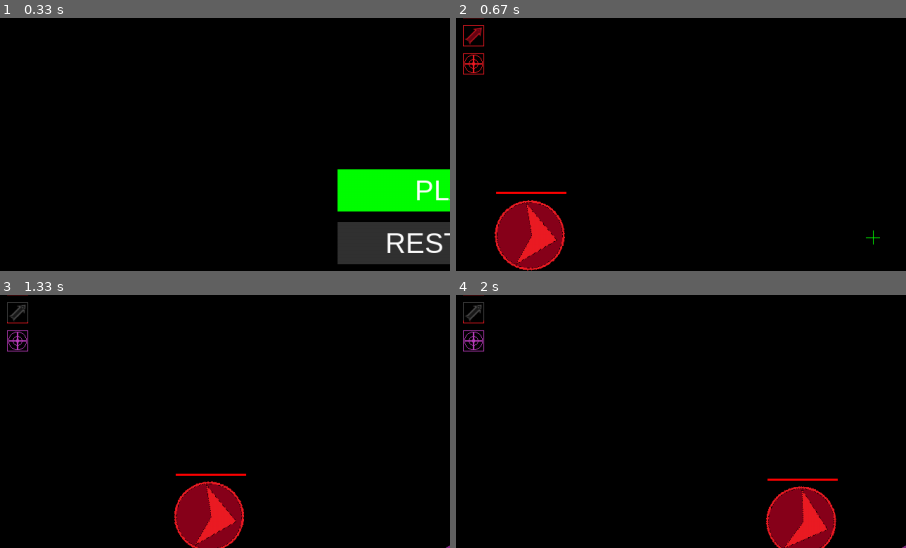
Above: before the commit, frames 1-4 (two rows, left to right).
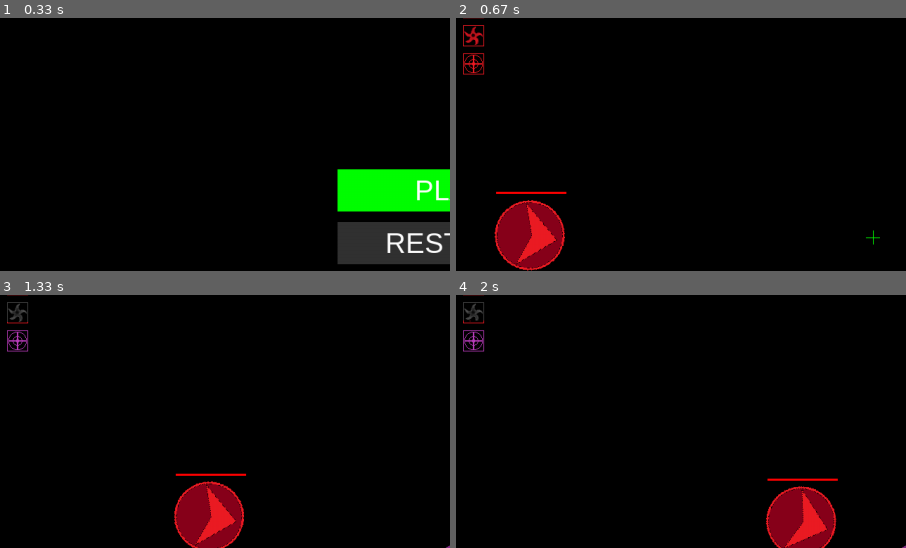
Above: after the commit, the same moments.

Repository: Jacob1Carter/BulletHellPygame
Game: pygame game, started from main.py
Same seed, same stepped clock (60 frames per second), same inputs: the game is played once before the commit and once after it.
Inputs (mouse positions are % of the whole screen's width and height, from its top left):
- Up to frame 1 (0.33 s): no input
- Up to frame 2 (0.67 s): click (46, 54) at 0.38 s
- Up to frame 3 (1.33 s): tap Q at 0.67 s; hold D from 1 s (still down); move the mouse to (60, 72) at 1.03 s; tap F at 1.07 s; tap K at 1.15 s
- Up to frame 4 (2 s): tap F at 1.37, 1.9 s; release D at 1.47 s; click "PHASE: 1" at 1.55 s; hold A from 1.83 s (still down); move the mouse to (62, 59) at 1.87 s; tap E at 1.98 s
The pictures show only the part of the screen within x 0-50%, y 11-61%; the shares and areas given below are measured in that part.

Frame 1 is identical in both runs. In frame 2, 0.2% of the frame differs, in the area x 1-6%, y 3-11%; in frame 3, 0.1%; in frame 4, 0.1%.

Commit message:
Glaive icon changes

Diff:
--- a/entities.py
+++ b/entities.py
@@ -324,7 +324,7 @@
         self.radius = 180
         self.angle = -player.angle + self.initial_offset
         self.length = math.pi * 40
-        self.img = main.pygame.transform.scale(main.pygame.image.load(main.os.path.join("Assets", "slash.png")), (self.width, self.height))
+        self.img = main.pygame.transform.scale(main.pygame.image.load(main.os.path.join("Assets", "glaive.png")), (self.width, self.height))
         self.rotated_img = self.img
         self.rect = self.img.get_rect(center=(player.x, player.y))
         self.damage = 50
--- a/tools.py
+++ b/tools.py
@@ -7,6 +7,17 @@
         img = Image.open(os.path.join("Assets", "Rocket_ico", f"Rocket{str(i)}.png"))
         img.save(os.path.join("Assets", "Warp_ico", f"Warp{str(i)}.png"))
 
+
+def crop():
+    for i in range(1, 31):
+        img = Image.open(os.path.join("Assets", "Glaive_ico", f"Glaive{str(i)}.png"))
+        width, height = img.size
+        img = img.convert("RGBA")
+        for y in range(height):
+            for x in range(width):
+                if y >= i:
+                    img.putpixel((x, y), (0, 0, 0, 0))  #   idk (broken)
+        img.save(os.path.join("Assets", "Glaive_ico", f"Glaive{str(i)}.png"))
 
 def flip_test():
     import pygame
Binary file changed: Assets/Glaive_ico/Glaive0.png
Binary file changed: Assets/Glaive_ico/Glaive21.png
Binary file changed: Assets/Glaive_ico/Glaive22.png
Binary file changed: Assets/Glaive_ico/Glaive23.png
Binary file changed: Assets/Glaive_ico/Glaive24.png
Binary file changed: Assets/Glaive_ico/Glaive25.png
Binary file changed: Assets/Glaive_ico/Glaive26.png
Binary file changed: Assets/Glaive_ico/Glaive27.png
Binary file changed: Assets/Glaive_ico/Glaive28.png
Binary file changed: Assets/Glaive_ico/Glaive29.png
Binary file changed: Assets/Glaive_ico/Glaive30.png
Renamed: Assets/slash.png -> Assets/glaive.png
